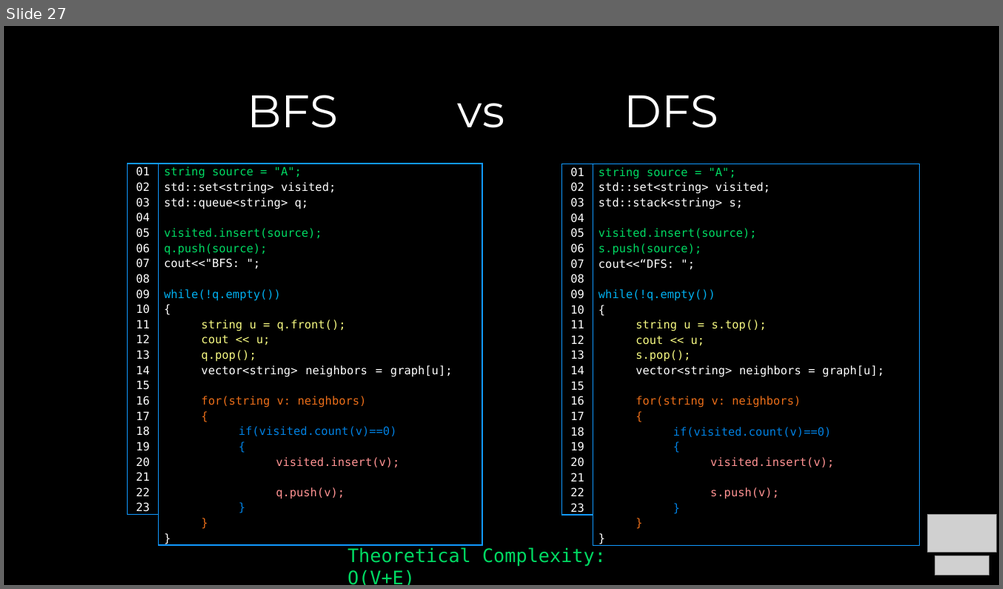
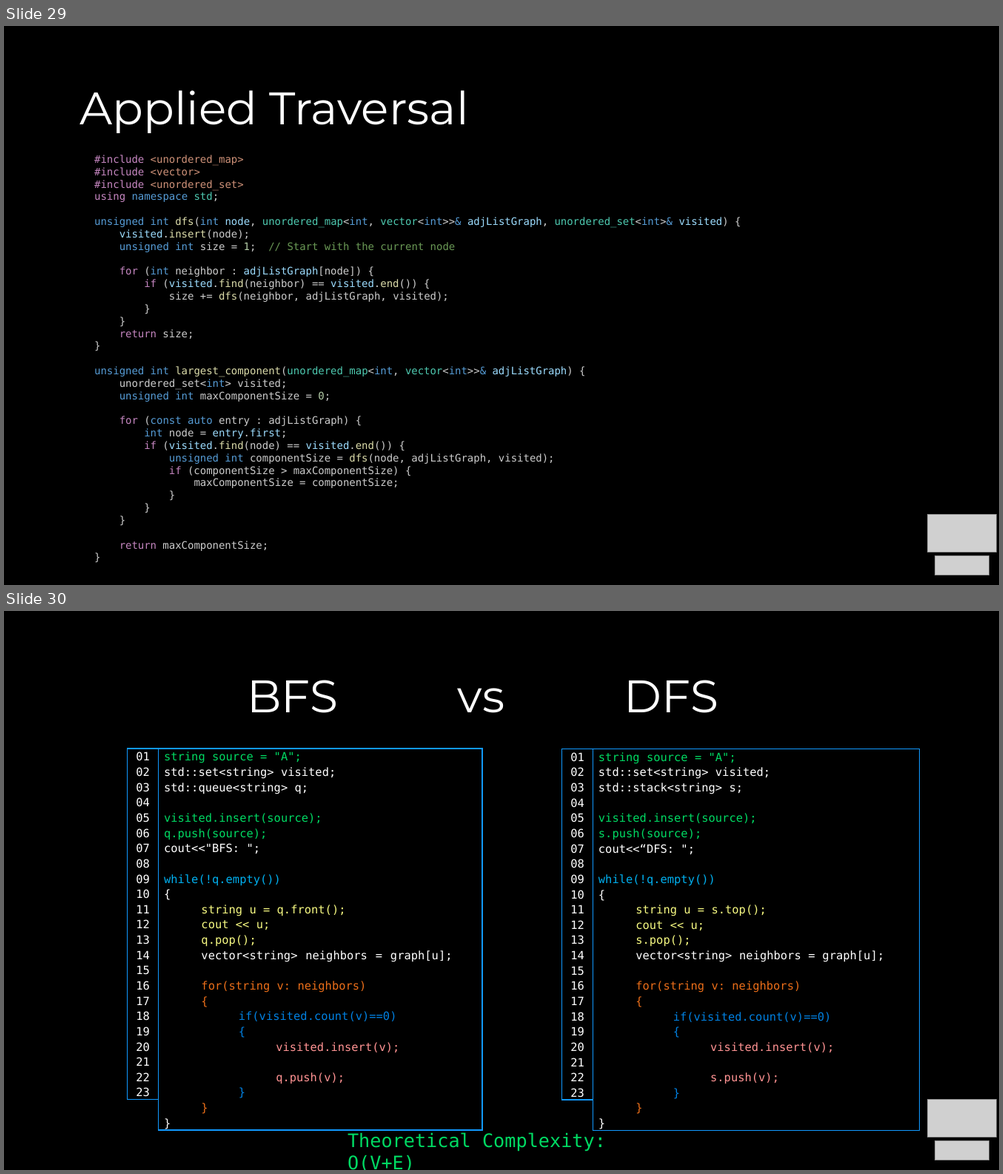
Before and after one commit to COP3530/Instructional-Content, a slide deck: Slides/Slides-PPT/Exam 2 - Review A.pptx. Shown one above the other, each under a label of ours: slide 27 before the commit, slides 29 and 30 after it. The pictures are 1003x589 and 1003x1174 pixels, drawn with LibreOffice and Linux fonts; fonts in the diff are those of the drawing; grey boxes stand for pictures. Boxes give left, top, right and bottom in pixels: in the first picture for what was removed or moved away, otherwise in the second. Text is boxed around its words. In the diff, an @@ line names an element or a change of style, - is before the commit and + after.

```diff
--- a/Slides/Slides-PPT/Exam 2 - Review A.pptx
+++ b/Slides/Slides-PPT/Exam 2 - Review A.pptx
@@ slide 29 added at [4, 26, 999, 585], background #000000 @@
@@ title added at [79, 90, 468, 133], 44 pt, text #FFFFFF @@
+Applied Traversal
@@ text added at [94, 155, 728, 551], 10 pt, text #CCCCCC @@
+#include <unordered_map>
+#include <vector>
+#include <unordered_set>
+using namespace std;
+unsigned int dfs(int node, unordered_map<int, vector<int>>& adjListGraph, unordered_set<int>& visited) {
+visited.insert(node);
+unsigned int size = 1; // Start with the current node
+for (int neighbor : adjListGraph[node]) {
+if (visited.find(neighbor) == visited.end()) {
+size += dfs(neighbor, adjListGraph, visited);
+}
+}
+return size;
+}
+unsigned int largest_component(unordered_map<int, vector<int>>& adjListGraph) {
+unordered_set<int> visited;
+unsigned int maxComponentSize = 0;
+for (const auto entry : adjListGraph) {
+int node = entry.first;
+if (visited.find(node) == visited.end()) {
+unsigned int componentSize = dfs(node, adjListGraph, visited);
+if (componentSize > maxComponentSize) {
+maxComponentSize = componentSize;
+}
+}
+}
+return maxComponentSize;
+}
@@ picture added at [928, 514, 996, 553] @@
@@ picture added at [934, 557, 989, 576] @@
@@ what was slide 27 is now slide 30 @@
```
Also in this commit, not shown: 10 slides changed, 7 other slides added, 1 other file.
